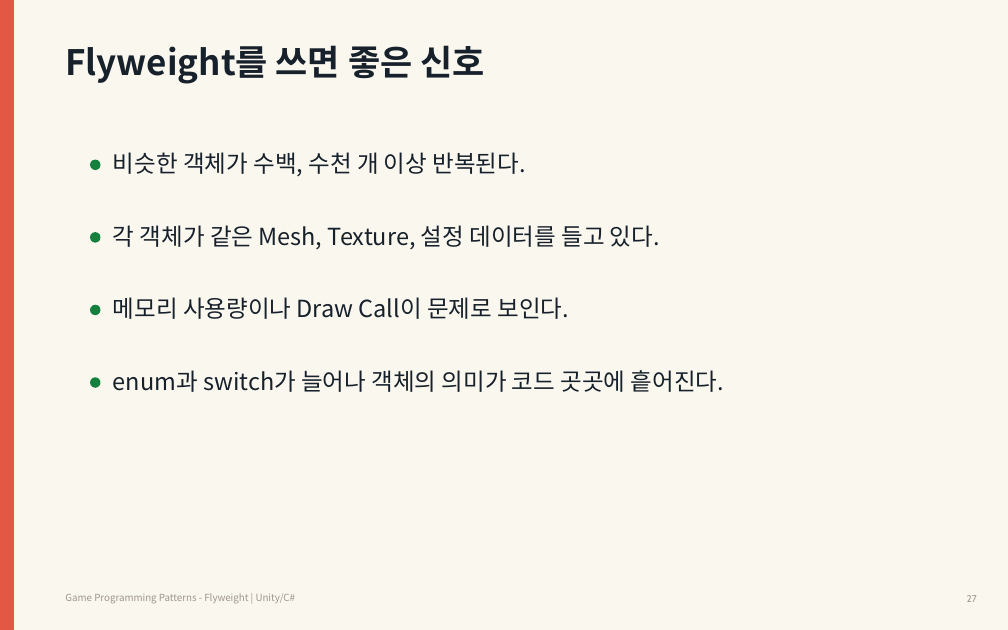
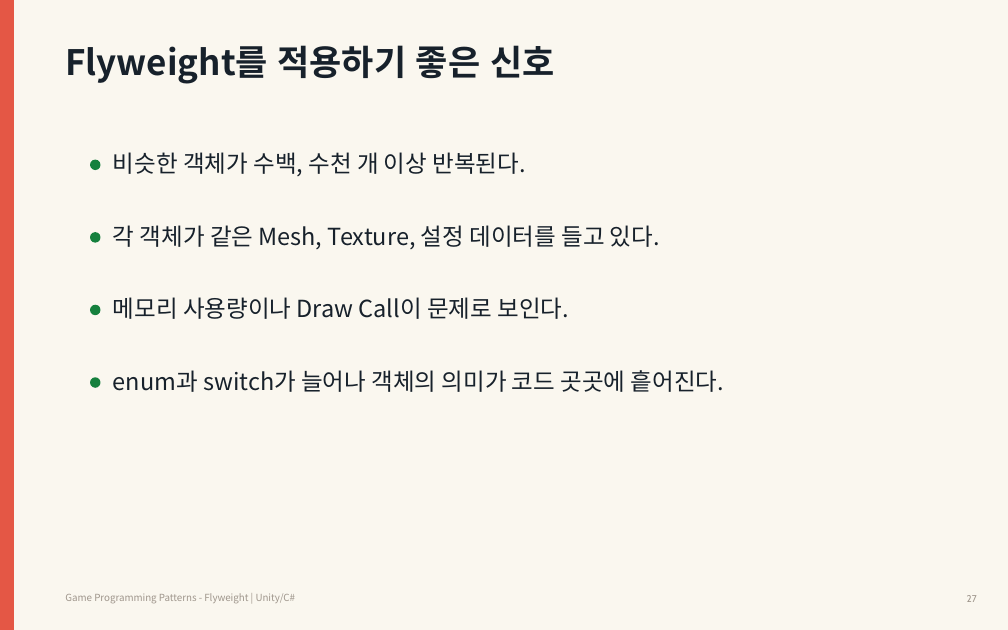
Before and after one commit to Meerkat-GMD/unity-programming-pattern, a slide deck: slide 27 of 03차시_Flyweight/강의자료/유니티 프로그래밍 패턴 3차시 - Flyweight.pptx. Drawn at 1008x630 pixels with LibreOffice and Linux fonts; fonts in the diff are those of the drawing. Boxes give left, top, right and bottom in pixels: in the first picture for what was removed or moved away, otherwise in the second. Text is boxed around its words. In the diff, an @@ line names an element or a change of style, - is before the commit and + after.

```diff
--- a/03차시_Flyweight/강의자료/유니티 프로그래밍 패턴 3차시 - Flyweight.pptx
+++ b/03차시_Flyweight/강의자료/유니티 프로그래밍 패턴 3차시 - Flyweight.pptx
@@ text at [65,45,554,84]: text changed @@
-Flyweight를 쓰면 좋은 신호
+Flyweight를 적용하기 좋은 신호
```
Also in this commit, not shown: 13 other slides changed.
